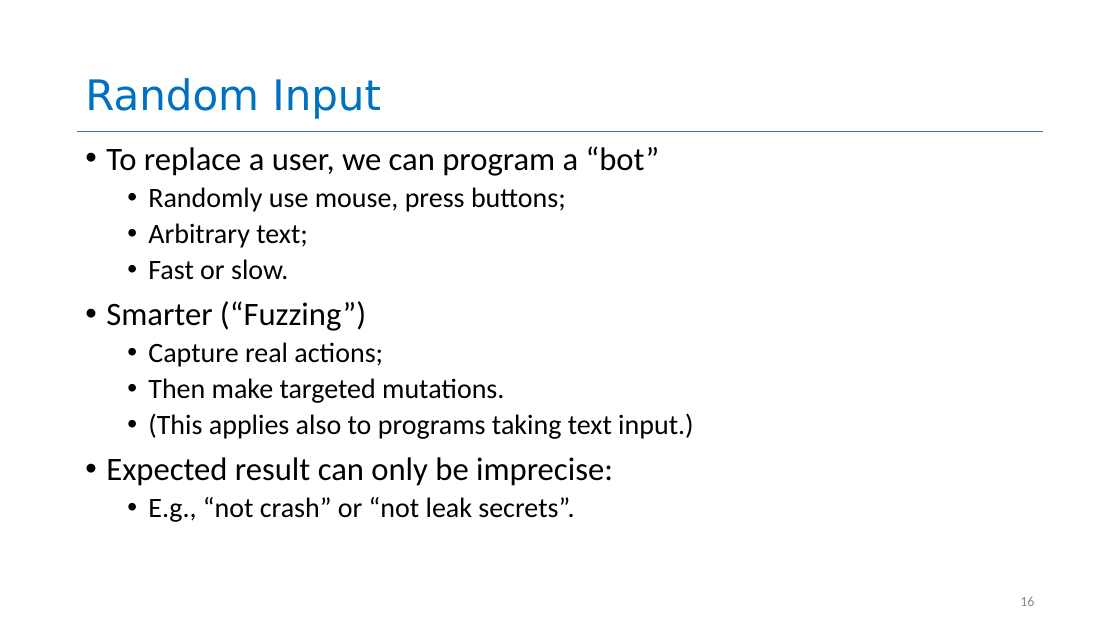
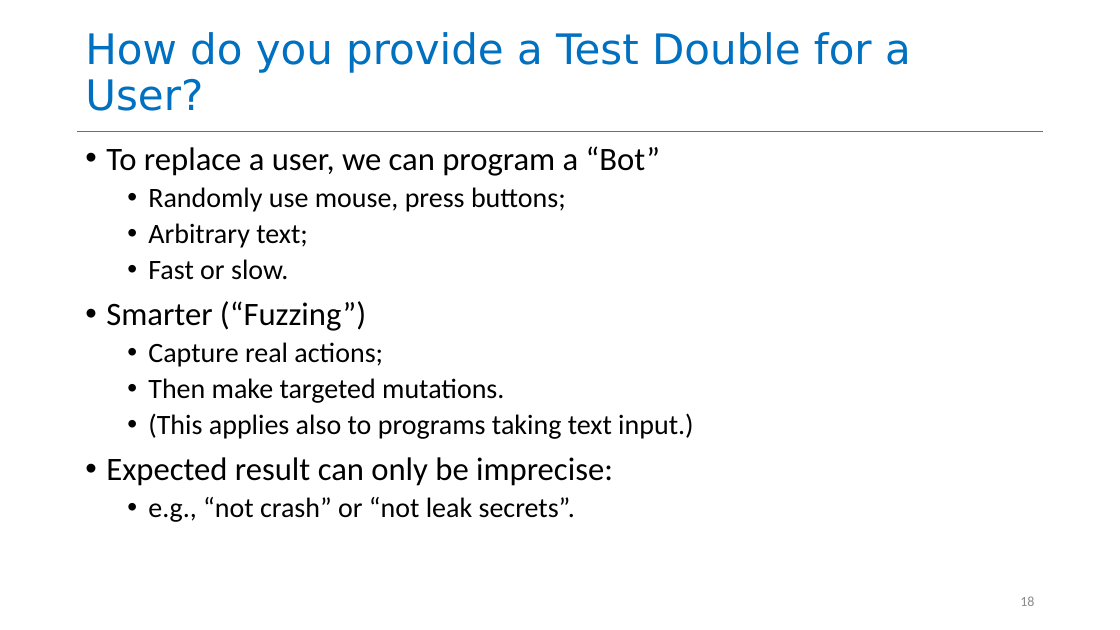
Before and after one commit to neu-se/CS4530-Spring-2022, a slide deck: slide 18 of Slides/Lesson 5.3 Testing Systems.pptx (slide 16 before the commit). Drawn at 1120x630 pixels with LibreOffice and Linux fonts; fonts in the diff are those of the drawing. Boxes give left, top, right and bottom in pixels: in the first picture for what was removed or moved away, otherwise in the second. Text is boxed around its words. In the diff, an @@ line names an element or a change of style, - is before the commit and + after.

```diff
--- a/Slides/Lesson 5.3 Testing Systems.pptx
+++ b/Slides/Lesson 5.3 Testing Systems.pptx
@@ title at bbox=[85, 32, 911, 111]: text changed @@
-Random Input
+How do you provide a Test Double for a User?
@@ text at bbox=[106, 146, 660, 176]: text changed @@
-• To replace a user, we can program a “bot”
+• To replace a user, we can program a “Bot”
@@ text at bbox=[148, 497, 575, 522]: text changed @@
-  • E.g., “not crash” or “not leak secrets”.
+  • e.g., “not crash” or “not leak secrets”.
```
Also in this commit, not shown: 11 other slides changed, 4 slides added, 3 slides removed, 1 other file.
